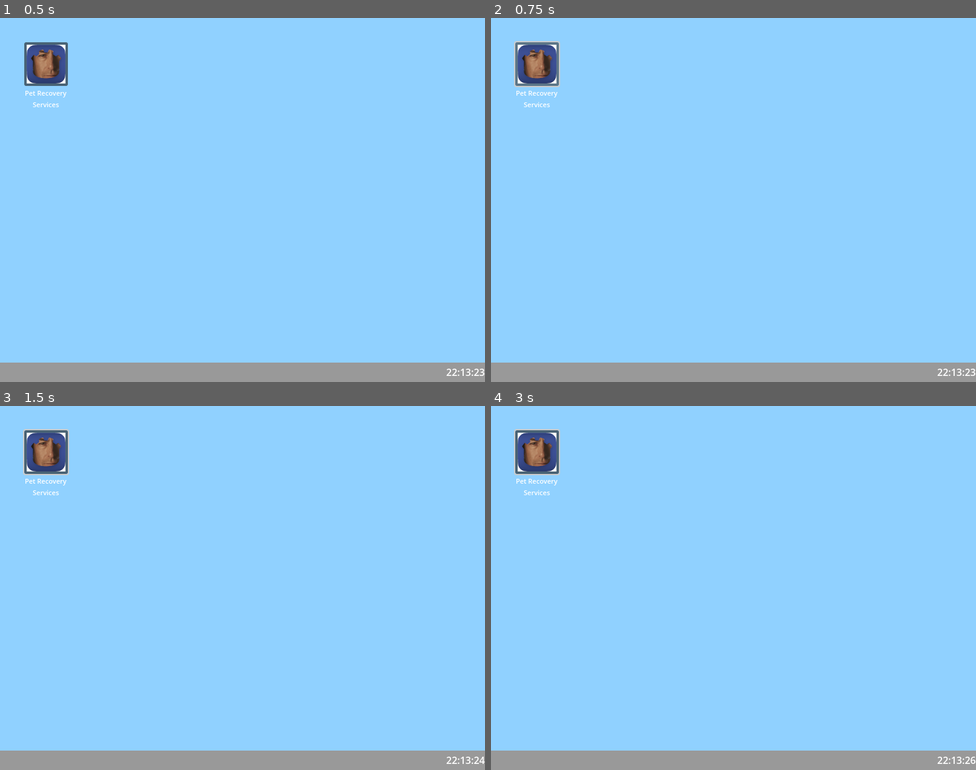
Above: before the commit, frames 1-4 (two rows, left to right).
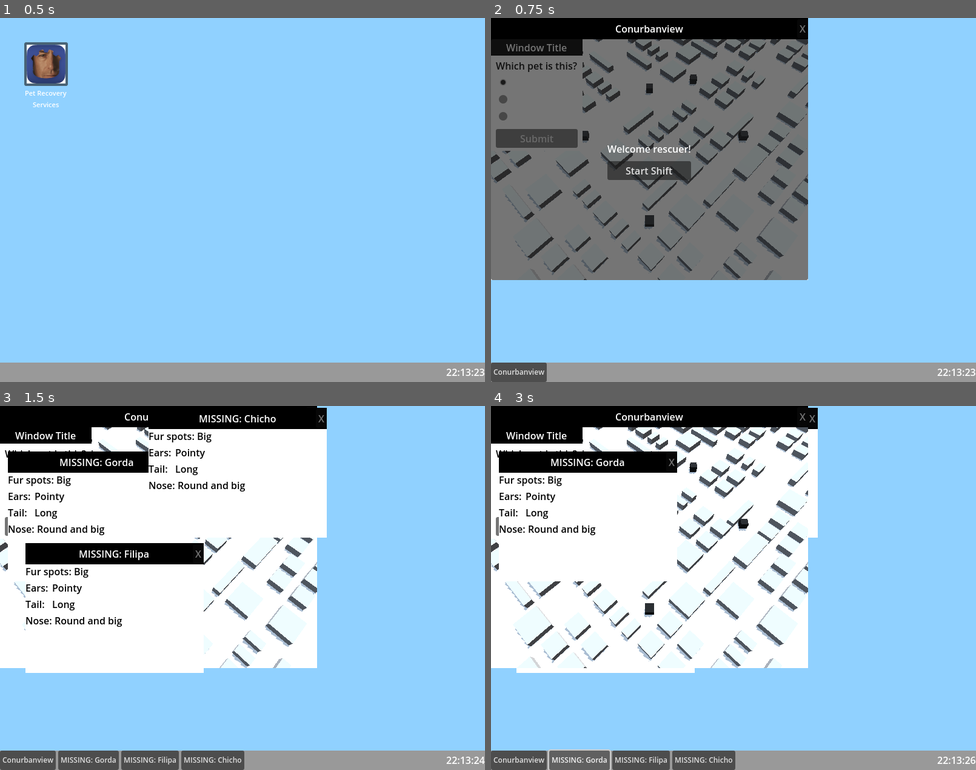
Above: after the commit, the same moments.

Repository: cc-dan/prs
Game: Godot game, scene res://scenes/desktop.tscn
The game is run twice, just before and just after one commit, with the same random seed, the same clock (stepped at 60 frames per second) and the same inputs.
Inputs (mouse positions are in pixels of both pictures, inside the frame that each line leads up to; where the layout moved, square brackets give the same spot in the first picture):
- Up to frame 1 (0.5 s): no input
- Up to frame 2 (0.75 s): click (539, 65) at 0.5 s
- Up to frame 3 (1.5 s): click (160, 558) at 1.25 s, where only the run after the commit has a clickable "Start Shift"
- Up to frame 4 (3 s): click (520, 759) [539, 453] at 2 s; click (578, 759) at 2.75 s, where only the run after the commit has a clickable "MISSING: Gorda"

Frame 1 is identical in both runs. In frame 2, 48% of the frame differs, in the area x 0-66%, y 0-100%; in frame 3, 51%; in frame 4, 51%, in the area x 0-68%, y 0-100%.
Error before the commit: Parse Error: Unexpected "VCS conflict marker" in class body. (res://scripts/window_world_view.gd:14)

Commit message:
Agregado que se abra la ventanita de elegir perro al clickear uno de los que estan en pantalla

Diff:
--- a/scenes/window/window_world_view.tscn
+++ b/scenes/window/window_world_view.tscn
@@ -1,8 +1,9 @@
-[gd_scene load_steps=4 format=3 uid="uid://bdjxhb4yyqceu"]
+[gd_scene load_steps=5 format=3 uid="uid://bdjxhb4yyqceu"]
 
 [ext_resource type="PackedScene" uid="uid://bp2r16k545otu" path="res://scenes/window/window.tscn" id="1_pgph7"]
 [ext_resource type="PackedScene" uid="uid://urskd6n21151" path="res://scenes/world.tscn" id="2_ht4pq"]
-[ext_resource type="Script" uid="uid://odf8l0pmgwdv" path="res://scripts/window_world_view.gd" id="2_mp5p1"]
+[ext_resource type="Script" uid="uid://bu6o5geie2jes" path="res://scripts/window_world_view.gd" id="2_mp5p1"]
+[ext_resource type="PackedScene" uid="uid://xgji17ywxot7" path="res://scenes/window/window_recovery.tscn" id="4_so2iy"]
 
 [node name="Window" instance=ExtResource("1_pgph7")]
 offset_right = 523.0
@@ -13,6 +14,7 @@
 disabled = true
 
 [node name="SubViewportContainer" type="SubViewportContainer" parent="HBoxContainer/Body" index="0"]
+clip_contents = true
 layout_mode = 2
 stretch = true
 
@@ -22,6 +24,11 @@
 render_target_update_mode = 4
 
 [node name="world" parent="HBoxContainer/Body/SubViewportContainer/SubViewport" index="0" instance=ExtResource("2_ht4pq")]
+
+[node name="RecoveryWindow" parent="HBoxContainer/Body/SubViewportContainer" index="1" instance=ExtResource("4_so2iy")]
+layout_mode = 2
+size_flags_horizontal = 0
+size_flags_vertical = 8
 
 [node name="StartScreen" type="PanelContainer" parent="HBoxContainer/Body" index="1"]
 unique_name_in_owner = true
@@ -48,4 +55,5 @@
 layout_mode = 2
 text = "Start Shift"
 
+[connection signal="dog_clicked" from="HBoxContainer/Body/SubViewportContainer/SubViewport/world" to="." method="_on_world_dog_clicked"]
 [connection signal="pressed" from="HBoxContainer/Body/StartScreen/CenterContainer/VBoxContainer/StartButton" to="." method="_on_start_button_pressed"]
--- a/scripts/window_world_view.gd
+++ b/scripts/window_world_view.gd
@@ -11,7 +11,6 @@
 func close() -> void:
 	visible = false
 
->>>>>>> a2174de (Abrir windowrecovery al clickear en un perro)
 func _on_start_button_pressed() -> void:
 	%StartScreen.visible = false
 	game_started.emit()
